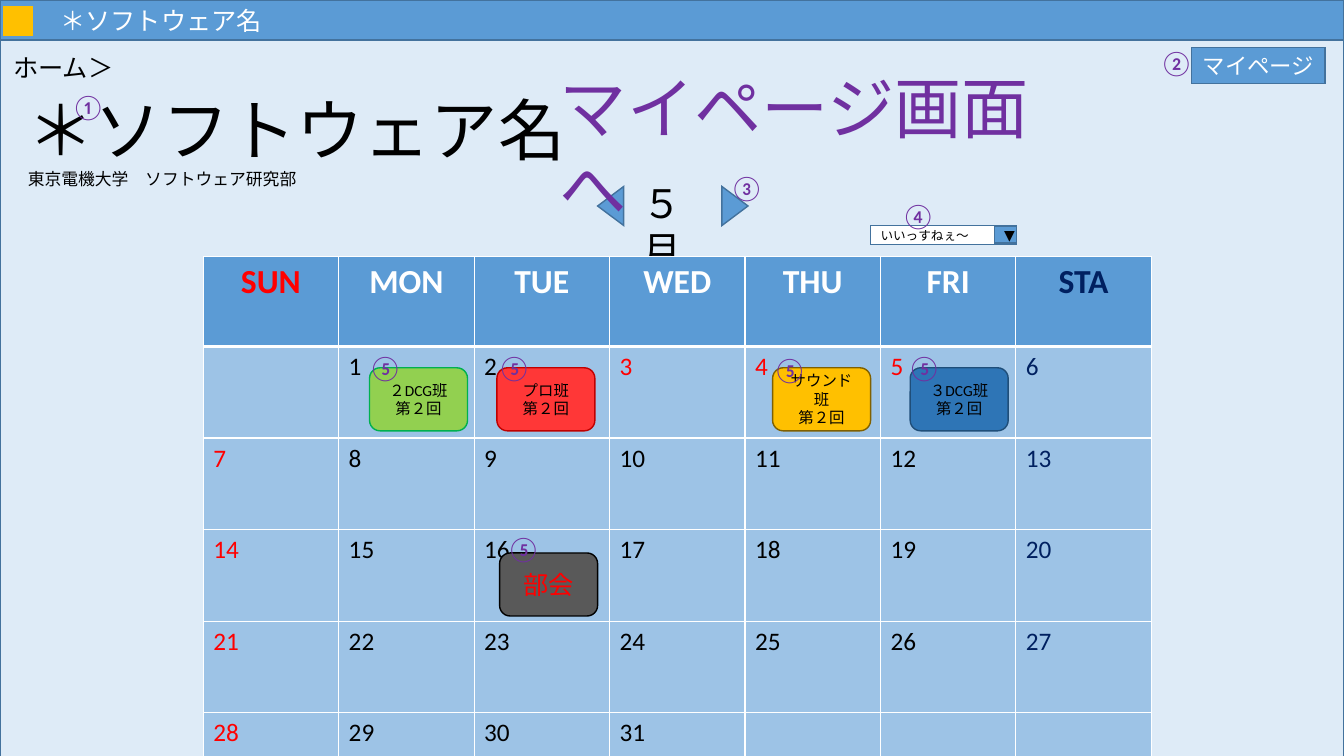
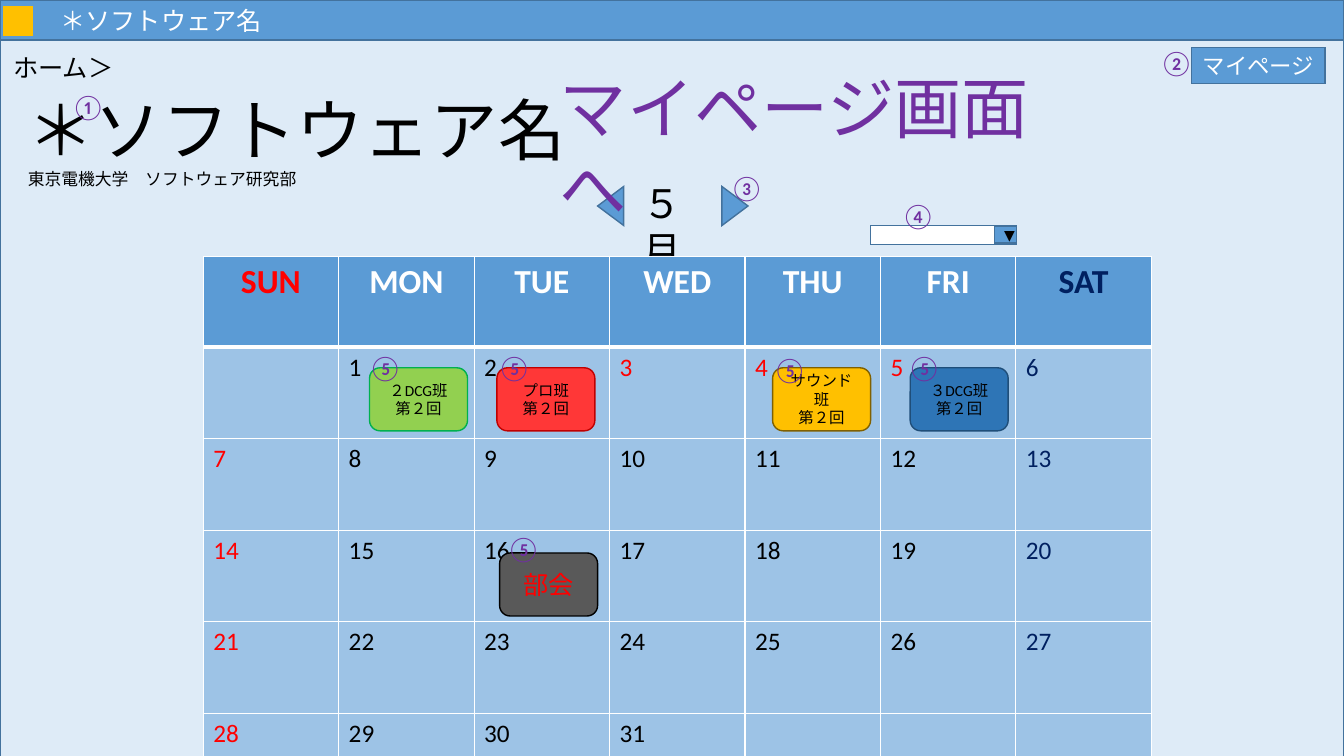
Before and after one commit to MNB-oda/MNB, a slide deck: slide 8 of 提出課題/外部設計書/画面設計.pptx. Drawn at 1344x756 pixels with LibreOffice and Linux fonts; fonts in the diff are those of the drawing. Boxes give left, top, right and bottom in pixels: in the first picture for what was removed or moved away, otherwise in the second. Text is boxed around its words. In the diff, an @@ line names an element or a change of style, - is before the commit and + after.

```diff
--- a/提出課題/外部設計書/画面設計.pptx
+++ b/提出課題/外部設計書/画面設計.pptx
@@ text in rectangle at box(881, 226, 969, 241): text removed @@
-いいっすねぇ～
@@ table at box(204, 256, 1149, 756) @@
-row 1, column 7: STA
+row 1, column 7: SAT
```
Also in this commit, not shown: 10 other slides changed, 4 slides added.
